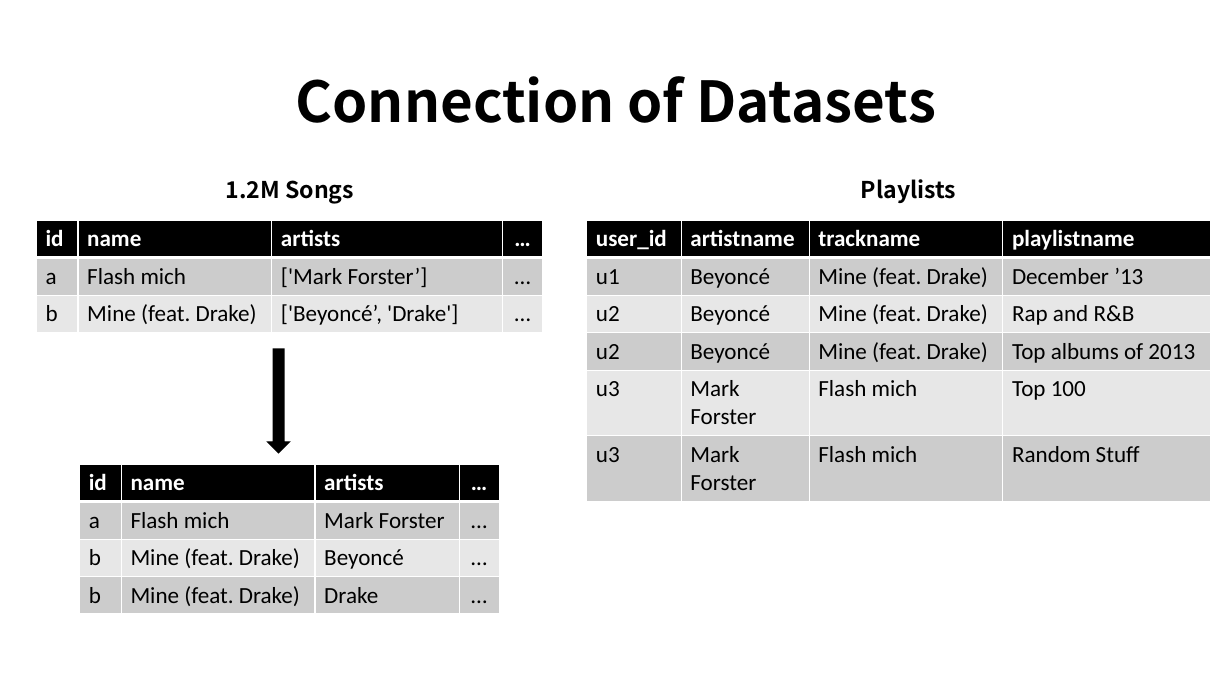
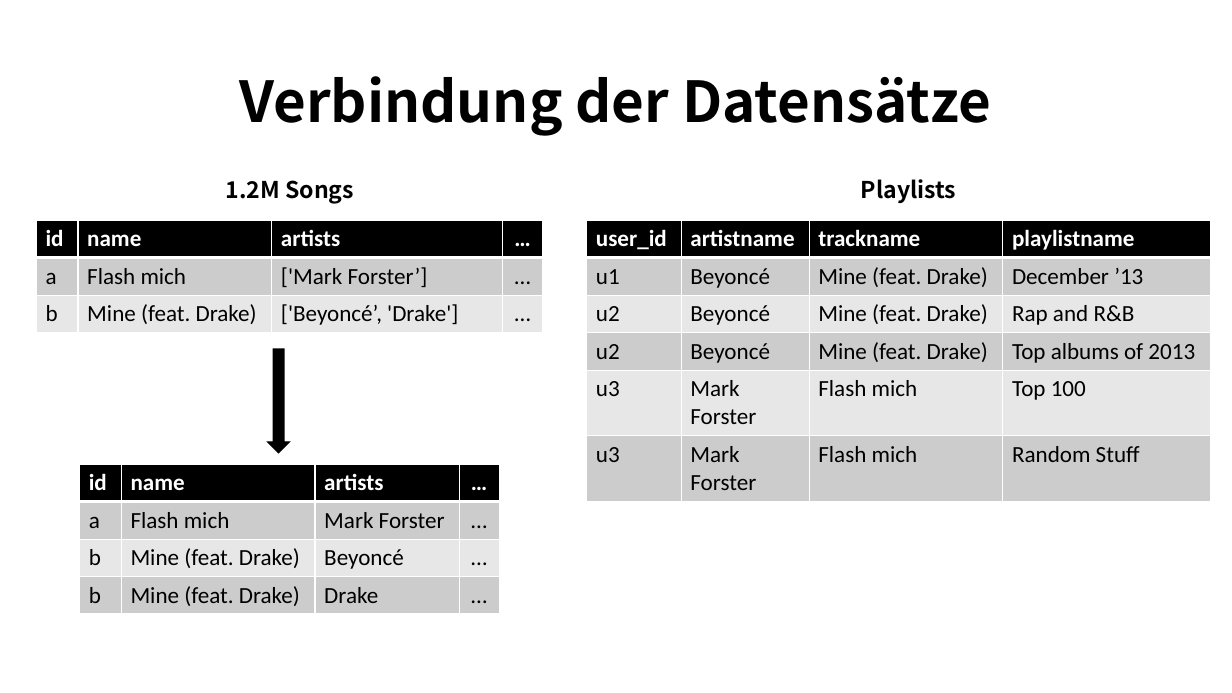
Before and after one commit to eric-kaufmann/spotify_analysis, a slide deck: slide 6 of spotify_analysis.pptx. Drawn at 1232x693 pixels with LibreOffice and Linux fonts; fonts in the diff are those of the drawing. Boxes give left, top, right and bottom in pixels: in the first picture for what was removed or moved away, otherwise in the second. Text is boxed around its words. In the diff, an @@ line names an element or a change of style, - is before the commit and + after.

```diff
--- a/spotify_analysis.pptx
+++ b/spotify_analysis.pptx
@@ title at <box>240,76,991,136</box>: text changed @@
-Connection of Datasets
+Verbindung der Datensätze
```
Also in this commit, not shown: 3 other slides changed, 2 slides added, 2 slides removed, 1 other file.
